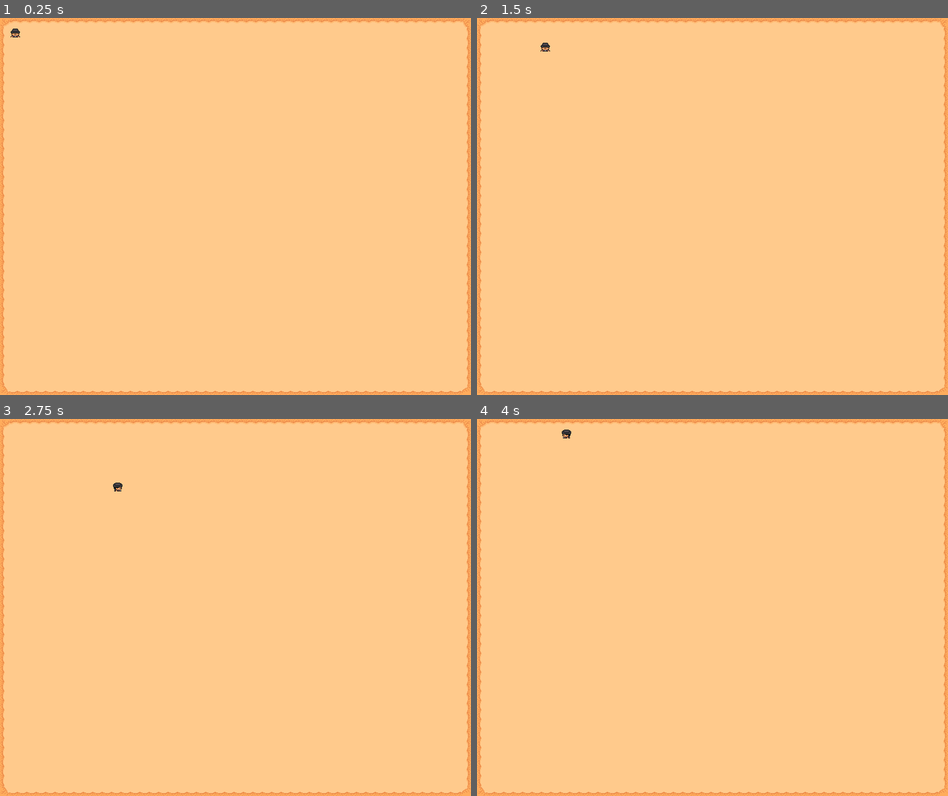
Above: before the commit, frames 1-4 (two rows, left to right).
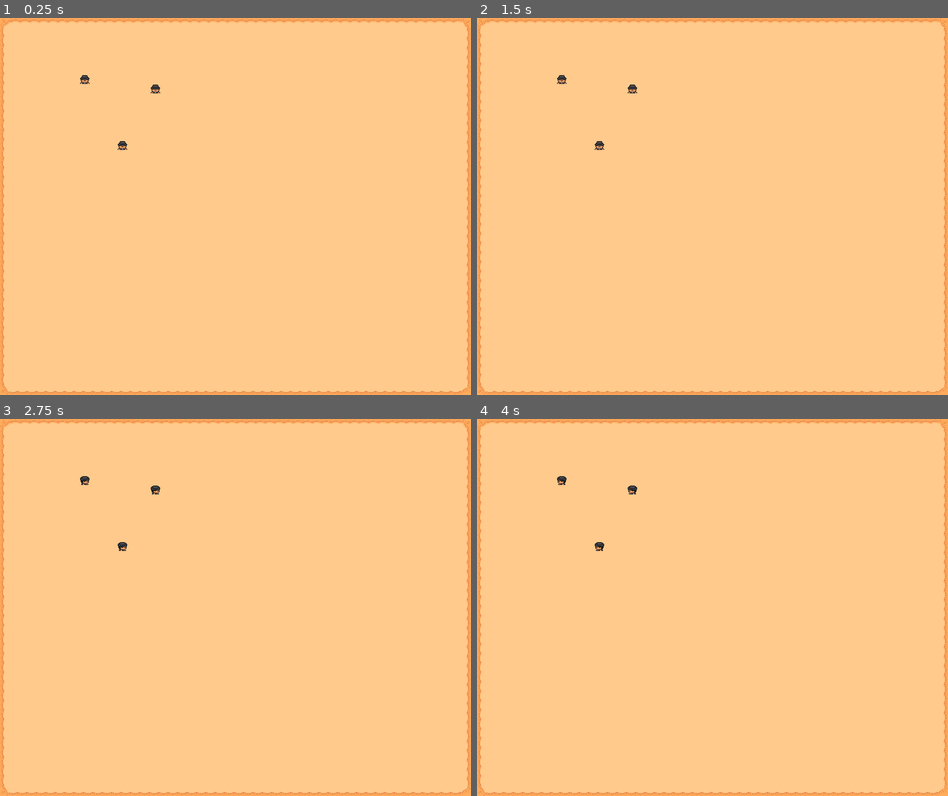
Above: after the commit, the same moments.

Repository: pliniopvv/godot-01
Game: Godot game, scene res://scenes/world1.tscn
The game is run twice, just before and just after one commit, with the same random seed, the same clock (stepped at 60 frames per second) and the same inputs. The project has no main scene, so this scene is started directly.
Inputs (mouse positions are in pixels of both pictures, inside the frame that each line leads up to):
- Up to frame 1 (0.25 s): no input
- Up to frame 2 (1.5 s): tap Enter at 0.5 s; move the mouse to (816, 187) at 0.52 s; hold D (ui_right) 0.53-1.28 s; click (816, 187) at 0.67 s; tap Space at 1.25 s; move the mouse to (618, 225) at 1.27 s; hold S (ui_down) from 1.28 s (still down); click (618, 225) at 1.42 s
- Up to frame 3 (2.75 s): tap Enter at 2 s; move the mouse to (282, 524) at 2.02 s; release S (ui_down) at 2.03 s; hold D (ui_right) from 2.03 s (still down); click (282, 524) at 2.17 s
- Up to frame 4 (4 s): tap Space at 2.75 s; move the mouse to (688, 682) at 2.77 s; release D (ui_right) at 2.78 s; hold W (ui_up) 2.78-3.53 s; click (688, 682) at 2.92 s; move the mouse to (853, 664) at 3.52 s; hold A (ui_left) from 3.53 s (still down); click (853, 664) at 3.67 s

The runs differ from the first frame. In frame 1, 0.2% of the frame differs, in the area x 2-34%, y 2-35%; in frame 2, 0.2%; in frame 3, 0.2%, in the area x 17-34%, y 15-35%; in frame 4, 0.2%.

Commit message:
Selecionáveis

Diff:
--- /dev/null
+++ b/actors/player_mouse.gd
@@ -0,0 +1,52 @@
+extends KinematicBody2D
+
+export var selected = false setget set_selected
+export(int) var speed
+
+var velocity: Vector2
+
+signal was_selected
+signal was_deselected
+
+func _ready():
+	connect("was_selected", get_parent(), "select_unit")
+	connect("was_deselected", get_parent(), "deselect_unit")
+
+func _on_unit_input_event(viewport, event, shape_idx):
+	if event is InputEventMouseButton:
+		if event.button_index == BUTTON_LEFT:
+			set_selected(true)
+		if event.button_index == BUTTON_RIGHT:
+			set_selected(false)
+
+func _process(delta):
+	animate()
+	move()
+
+func animate():
+	if Input.is_action_just_pressed("ui_up"):
+		$anim.play("Idle_up")
+	if Input.is_action_just_pressed("ui_down"):
+		$anim.play("Idle_down")
+	if Input.is_action_just_pressed("ui_left"):
+		$anim.play("Idle_left")
+	if Input.is_action_just_pressed("ui_right"):
+		$anim.play("Idle_right")
+
+func move():
+	var direction_vector: Vector2 = Vector2(
+		Input.get_action_strength("ui_right") - Input.get_action_strength("ui_left"),
+		Input.get_action_strength("ui_down") - Input.get_action_strength("ui_up")
+	).normalized()
+
+	velocity = direction_vector * speed
+	velocity = move_and_slide(velocity)
+
+func set_selected(value):
+	if selected != value:
+		selected = value
+		$box.visible = value
+		if selected:
+			emit_signal("was_selected", self)
+		else:
+			emit_signal("was_deselected", self)
--- /dev/null
+++ b/actors/player_mouse.tscn
@@ -0,0 +1,110 @@
+[gd_scene load_steps=10 format=2]
+
+[ext_resource path="res://assets/Noble/SeparateAnim/Idle.png" type="Texture" id=1]
+[ext_resource path="res://actors/player_mouse.gd" type="Script" id=2]
+[ext_resource path="res://assets/box.png" type="Texture" id=3]
+
+[sub_resource type="CapsuleShape2D" id=2]
+height = 2.0
+
+[sub_resource type="Animation" id=3]
+resource_name = "Idle_down"
+tracks/0/type = "value"
+tracks/0/path = NodePath("texture:frame")
+tracks/0/interp = 1
+tracks/0/loop_wrap = true
+tracks/0/imported = false
+tracks/0/enabled = true
+tracks/0/keys = {
+"times": PoolRealArray( 0 ),
+"transitions": PoolRealArray( 1 ),
+"update": 1,
+"values": [ 0 ]
+}
+
+[sub_resource type="Animation" id=6]
+resource_name = "Idle_left"
+tracks/0/type = "value"
+tracks/0/path = NodePath("texture:frame")
+tracks/0/interp = 1
+tracks/0/loop_wrap = true
+tracks/0/imported = false
+tracks/0/enabled = true
+tracks/0/keys = {
+"times": PoolRealArray( 0 ),
+"transitions": PoolRealArray( 1 ),
+"update": 1,
+"values": [ 2 ]
+}
+
+[sub_resource type="Animation" id=7]
+resource_name = "Idle_right"
+tracks/0/type = "value"
+tracks/0/path = NodePath("texture:frame")
+tracks/0/interp = 1
+tracks/0/loop_wrap = true
+tracks/0/imported = false
+tracks/0/enabled = true
+tracks/0/keys = {
+"times": PoolRealArray( 0 ),
+"transitions": PoolRealArray( 1 ),
+"update": 1,
+"values": [ 3 ]
+}
+
+[sub_resource type="Animation" id=4]
+resource_name = "Idle_up"
+tracks/0/type = "value"
+tracks/0/path = NodePath("texture:frame")
+tracks/0/interp = 1
+tracks/0/loop_wrap = true
+tracks/0/imported = false
+tracks/0/enabled = true
+tracks/0/keys = {
+"times": PoolRealArray( 0 ),
+"transitions": PoolRealArray( 1 ),
+"update": 1,
+"values": [ 1 ]
+}
+
+[sub_resource type="Animation" id=5]
+length = 0.001
+tracks/0/type = "value"
+tracks/0/path = NodePath("texture:frame")
+tracks/0/interp = 1
+tracks/0/loop_wrap = true
+tracks/0/imported = false
+tracks/0/enabled = true
+tracks/0/keys = {
+"times": PoolRealArray( 0 ),
+"transitions": PoolRealArray( 1 ),
+"update": 0,
+"values": [ 0 ]
+}
+
+[node name="player" type="KinematicBody2D"]
+input_pickable = true
+script = ExtResource( 2 )
+
+[node name="colision" type="CollisionShape2D" parent="."]
+position = Vector2( 0, 2 )
+shape = SubResource( 2 )
+
+[node name="box" type="Sprite" parent="."]
+visible = false
+scale = Vector2( 1.2, 1.2 )
+texture = ExtResource( 3 )
+
+[node name="texture" type="Sprite" parent="."]
+texture = ExtResource( 1 )
+hframes = 4
+
+[node name="anim" type="AnimationPlayer" parent="."]
+autoplay = "Idle_down"
+anims/Idle_down = SubResource( 3 )
+anims/Idle_left = SubResource( 6 )
+anims/Idle_right = SubResource( 7 )
+anims/Idle_up = SubResource( 4 )
+anims/RESET = SubResource( 5 )
+
+[connection signal="input_event" from="." to="." method="_on_unit_input_event"]
--- /dev/null
+++ b/scenes/level1.gd
@@ -0,0 +1,16 @@
+extends Node2D
+
+var selected_units = []
+
+func select_unit(unit):
+	if not selected_units.has(unit):
+		selected_units.append(unit)
+	print("Selected %s" % unit.name)
+
+func deselect_unit(unit):
+	if selected_units.has(unit):
+		selected_units.erase(unit)
+	print("Deselected %s" % unit.name)
+
+func _ready():
+	pass
--- a/scenes/world1.tscn
+++ b/scenes/world1.tscn
@@ -1,8 +1,9 @@
-[gd_scene load_steps=14 format=2]
+[gd_scene load_steps=15 format=2]
 
 [ext_resource path="res://assets/TilesetFloor.png" type="Texture" id=1]
-[ext_resource path="res://scenes/player_black.tscn" type="PackedScene" id=2]
+[ext_resource path="res://actors/player_mouse.tscn" type="PackedScene" id=2]
 [ext_resource path="res://assets/TilesetField.png" type="Texture" id=3]
+[ext_resource path="res://scenes/level1.gd" type="Script" id=4]
 
 [sub_resource type="ConvexPolygonShape2D" id=2]
 points = PoolVector2Array( 16, 16, 0, 16, 0, 0, 16, 0 )
@@ -236,6 +237,7 @@
 15/z_index = 0
 
 [node name="level_01" type="Node2D"]
+script = ExtResource( 4 )
 
 [node name="mapa" type="TileMap" parent="."]
 tile_set = SubResource( 1 )
@@ -243,5 +245,11 @@
 format = 1
 tile_data = PoolIntArray( 0, 15, 0, 1, 7, 0, 2, 7, 0, 3, 7, 0, 4, 7, 0, 5, 7, 0, 6, 7, 0, 7, 7, 0, 8, 7, 0, 9, 7, 0, 10 …(30760 unchanged characters)…
 
-[node name="player" parent="." instance=ExtResource( 2 )]
-position = Vector2( 24, 24 )
+[node name="man_1" parent="." instance=ExtResource( 2 )]
+position = Vector2( 144, 104 )
+
+[node name="man_2" parent="." instance=ExtResource( 2 )]
+position = Vector2( 264, 120 )
+
+[node name="man_3" parent="." instance=ExtResource( 2 )]
+position = Vector2( 208, 216 )
Renamed: scenes/player_black.gd -> actors/player_black.gd
Renamed: scenes/player_black.tscn -> actors/player_black.tscn
Binary file added: assets/box.png
Not shown, added: assets/box.png.import
